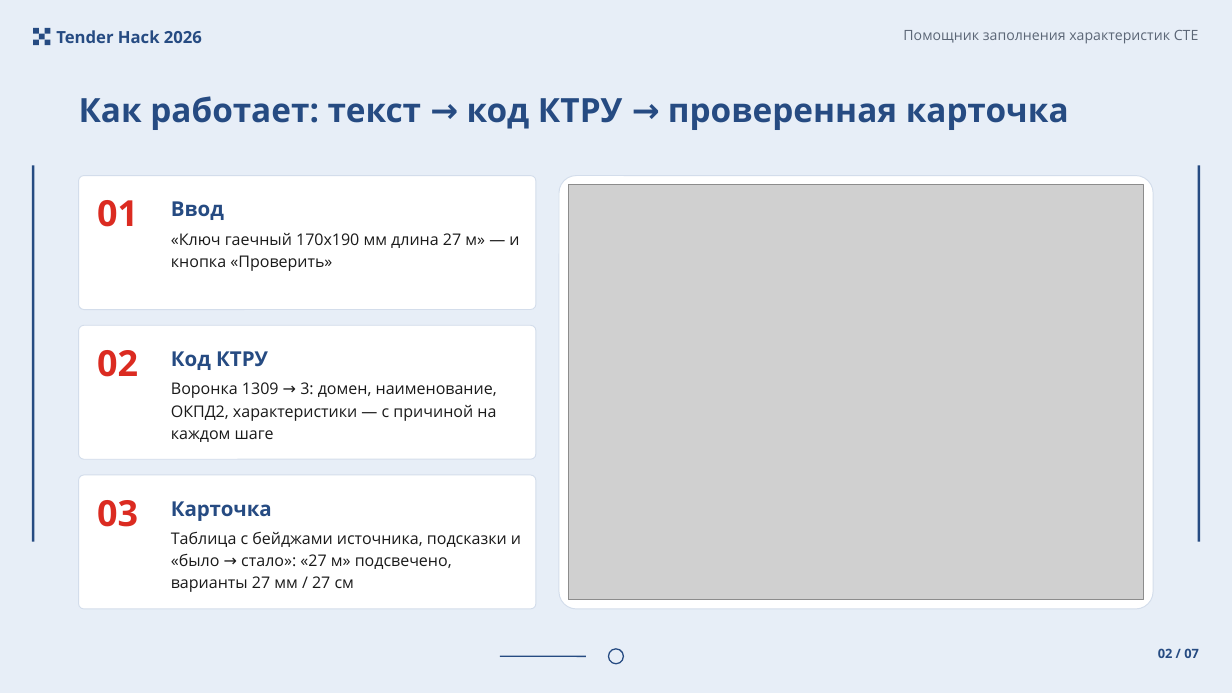
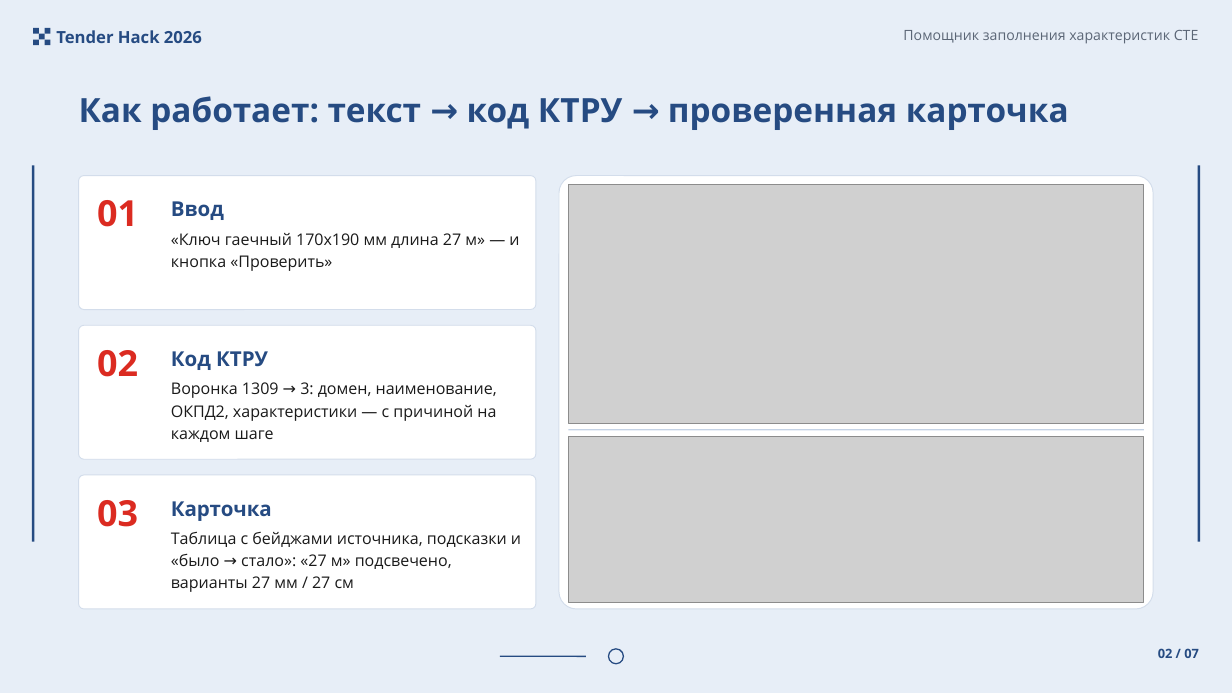
Before and after one commit to Telman3000/Tender-Hack-2026-based-on-bots-, a slide deck: slide 2 of docs/presentation_final.pptx. Drawn at 1232x693 pixels with LibreOffice and Linux fonts; fonts in the diff are those of the drawing; grey boxes stand for pictures. Boxes give left, top, right and bottom in pixels: in the first picture for what was removed or moved away, otherwise in the second. Text is boxed around its words. In the diff, an @@ line names an element or a change of style, - is before the commit and + after.

Commit message:
docs: final deck uses retaken screenshots (slide 2 funnel 1309 -> 3 crop, slide 5 fill block + 13-row batch); batch numbers in metrics.js

```diff
--- a/docs/presentation_final.pptx
+++ b/docs/presentation_final.pptx
@@ picture: place and size @@
-picture at bbox=[568, 185, 1144, 600]
+picture at bbox=[568, 185, 1144, 423]
@@ line added from (568, 430) to (1144, 430), #C5D3E6 1 pt @@
@@ picture added at bbox=[568, 436, 1144, 603] @@
```
Also in this commit, not shown: 2 other slides changed, 3 other files.
